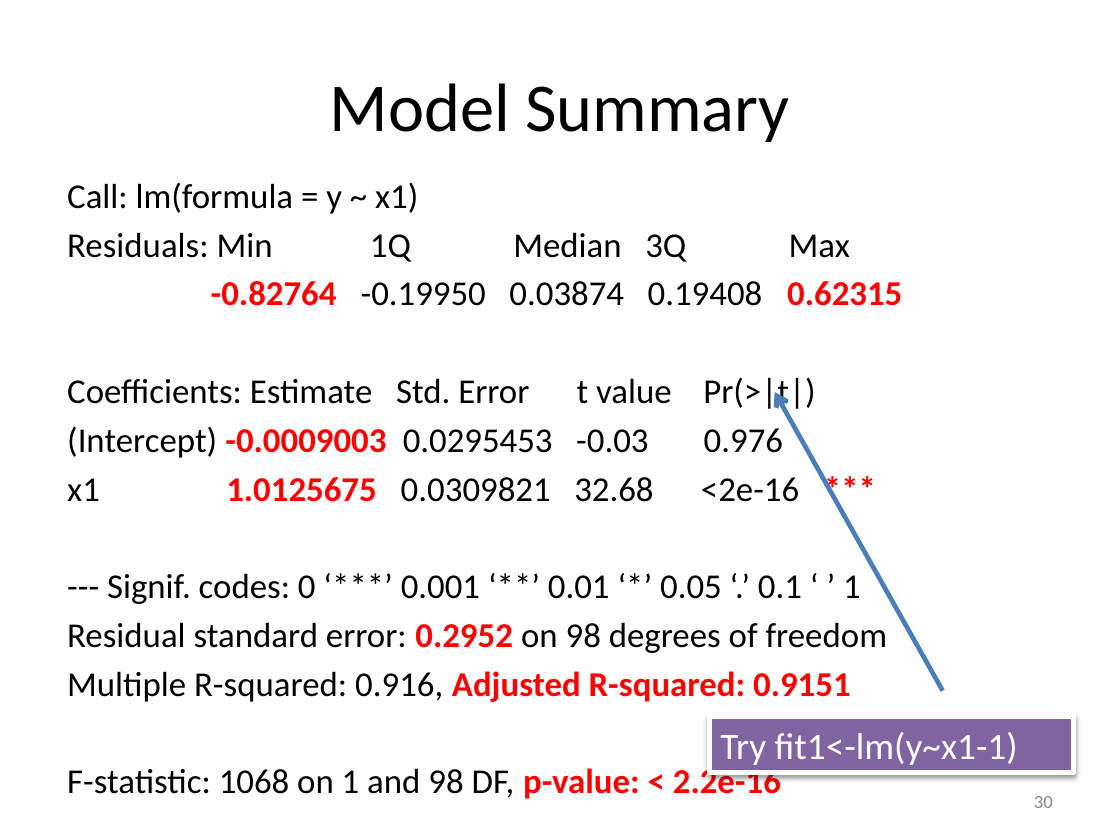
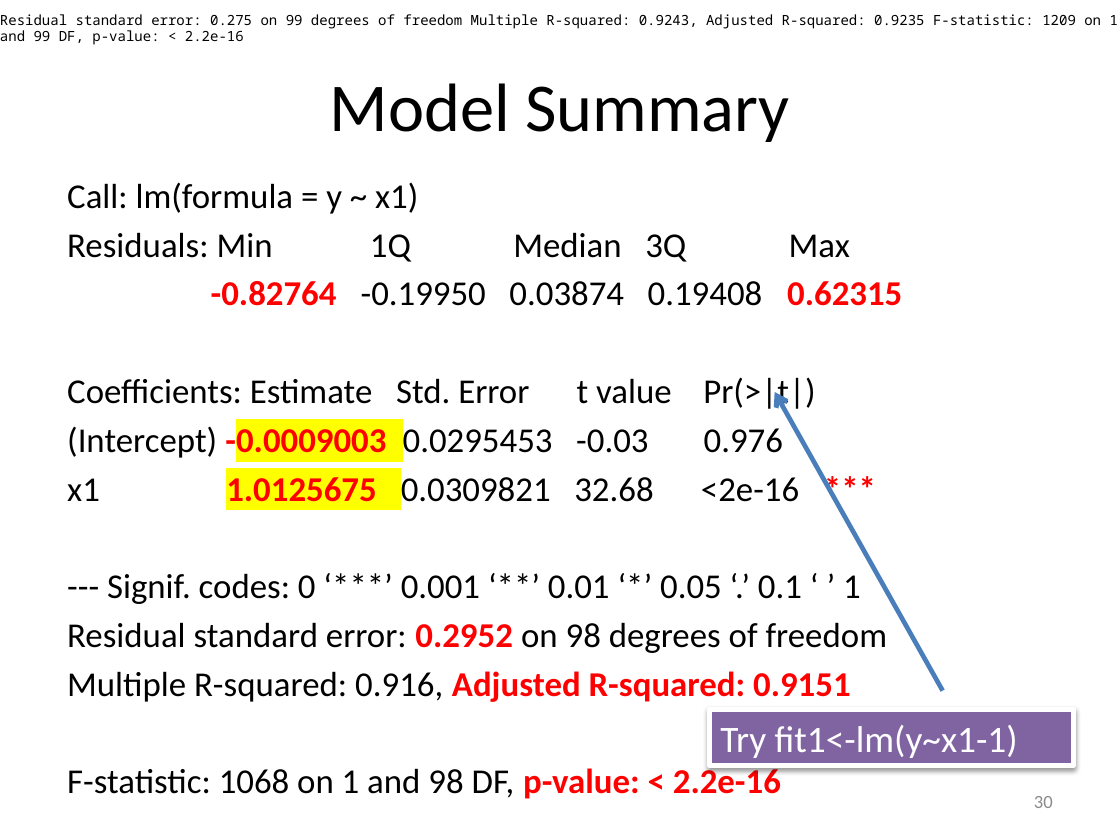
Before and after one commit to BasmaElhoseny01/Big-Data-Labs, a slide deck: slide 30 of Lab 5 - Predictive Analysis II/Linear Regression.pptx. Drawn at 1120x840 pixels with LibreOffice and Linux fonts; fonts in the diff are those of the drawing. Boxes give left, top, right and bottom in pixels: in the first picture for what was removed or moved away, otherwise in the second. Text is boxed around its words. In the diff, an @@ line names an element or a change of style, - is before the commit and + after.

```diff
--- a/Lab 5 - Predictive Analysis II/Linear Regression.pptx
+++ b/Lab 5 - Predictive Analysis II/Linear Regression.pptx
@@ text added at box(0, 14, 1118, 45), 9 pt, text #000000 @@
+Residual standard error: 0.275 on 99 degrees of freedom Multiple R-squared: 0.9243, Adjusted R-squared: 0.9235 F-statistic: 1209 on 1 and 99 DF, p-value: < 2.2e-16
@@ text at box(67, 423, 799, 502): highlight none to #FFFF00 in "-0.0009003", "1.0125675" @@
@@ rectangle "Try fit1<-lm(y~x1-1)": place and size @@
-rectangle "Try fit1<-lm(y~x1-1)" at box(709, 717, 1073, 773)
+rectangle "Try fit1<-lm(y~x1-1)" at box(709, 709, 1073, 765)
```
Also in this commit, not shown: 13 other slides changed, 7 other files.
